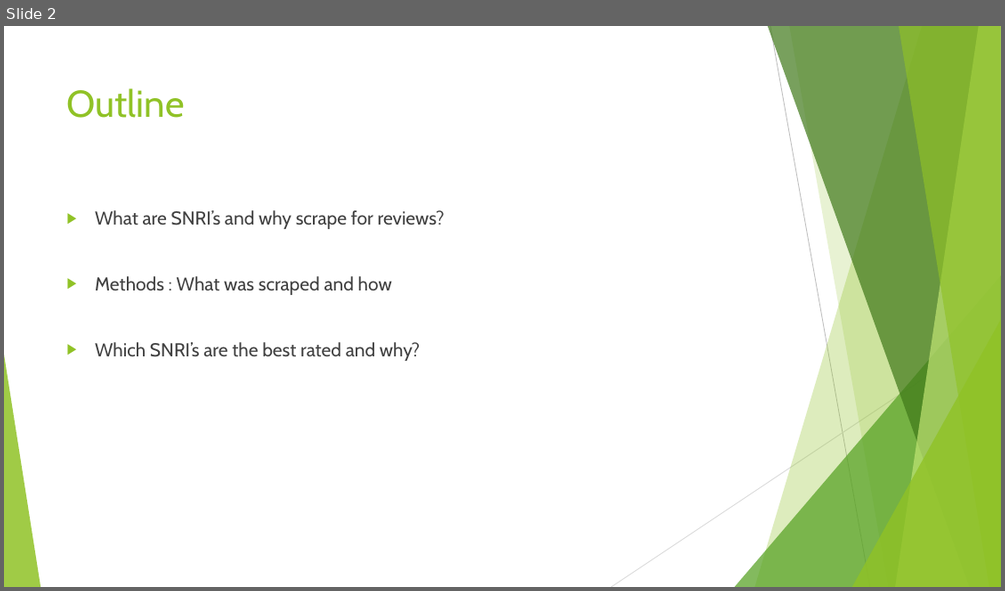
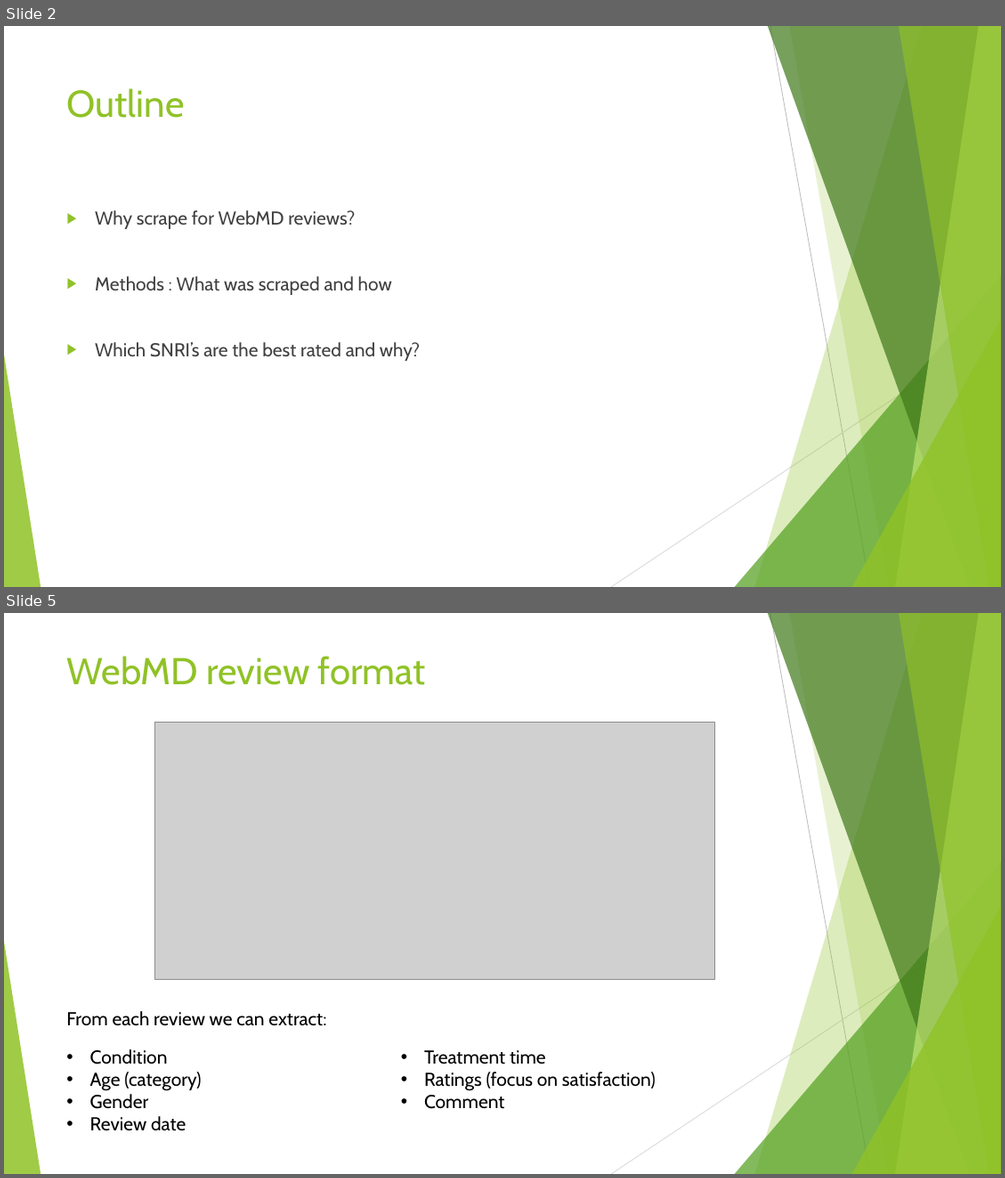
Before and after one commit to chinm0818/WebMDScrape, a slide deck: pres.pptx. Shown one above the other, each under a label of ours: slide 2 before the commit, slides 2 and 5 after it; the slides between them are not shown. The pictures are 1005x591 and 1005x1178 pixels, drawn with LibreOffice and Linux fonts; fonts in the diff are those of the drawing; grey boxes stand for pictures. Boxes give left, top, right and bottom in pixels: in the first picture for what was removed or moved away, otherwise in the second. Text is boxed around its words. In the diff, an @@ line names an element or a change of style, - is before the commit and + after.

```diff
--- a/pres.pptx
+++ b/pres.pptx
@@ slide 5 added at bbox=[4, 613, 1001, 1174], background #FFFFFF; not listed: 10 template elements that a slide beside it also shows @@
@@ title added at bbox=[67, 656, 426, 685], 36 pt, text #90C226 @@
+WebMD review format
@@ picture added at bbox=[155, 722, 715, 980] @@
@@ text added at bbox=[66, 1011, 326, 1026], 18 pt, text #000000 @@
+From each review we can extract:
@@ text added at bbox=[90, 1049, 655, 1131], 18 pt, text #000000 @@
+• Condition
+• Age (category)
+• Gender
+• Review date
+• Treatment time
+• Ratings (focus on satisfaction)
+• Comment
@@ slide 2 changed as well @@
@@ text at bbox=[95, 210, 355, 229]: text changed @@
-▶ What are SNRI’s and why scrape for reviews?
+▶ Why scrape for WebMD reviews?
```
Also in this commit, not shown: 2 other slides changed, 3 other slides added, 1 other file.
